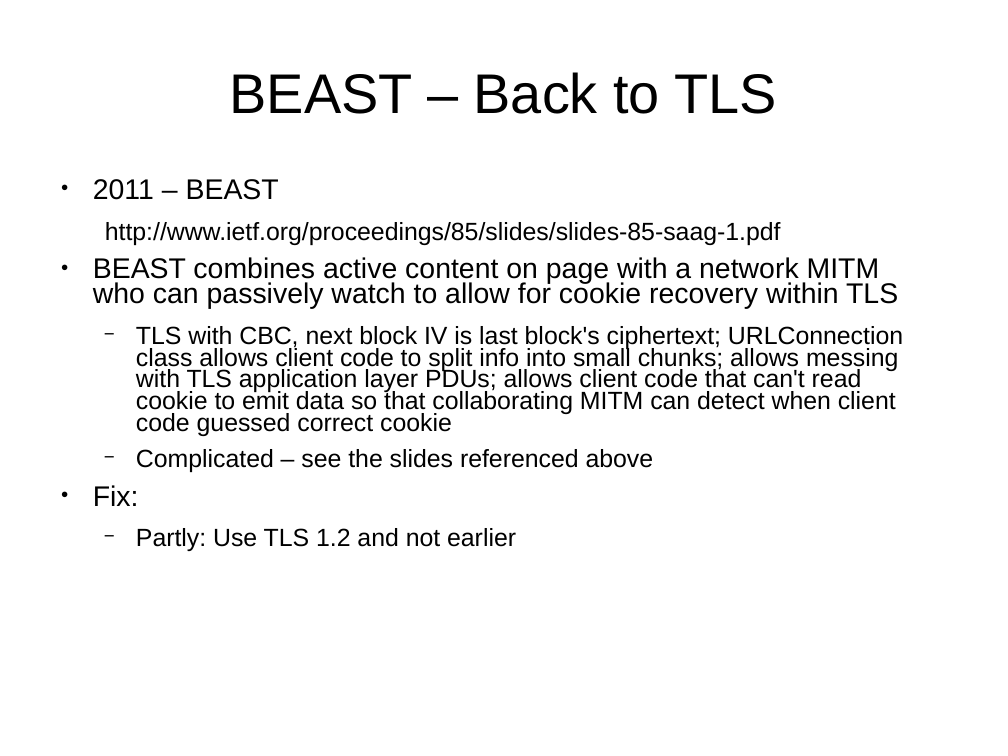
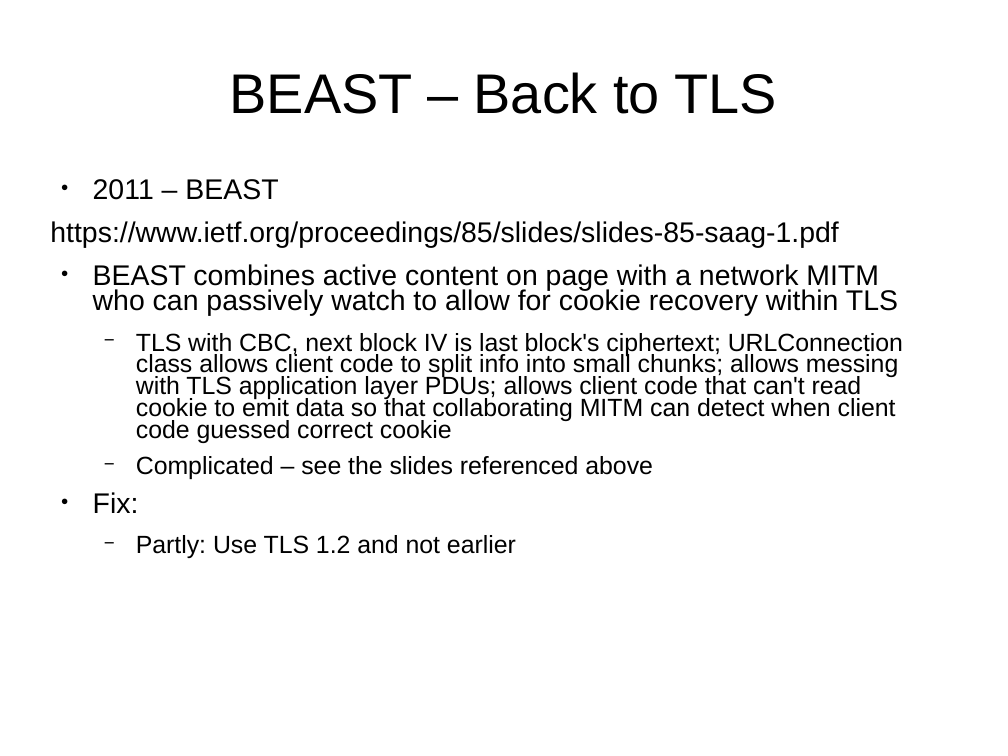
Before and after one commit to sftcd/cs7053, a slide deck: slide 13 of 2016lectures/07-tls-problems.ppt. Drawn at 1008x756 pixels with LibreOffice and Linux fonts; fonts in the diff are those of the drawing. Boxes give left, top, right and bottom in pixels: in the first picture for what was removed or moved away, otherwise in the second. Text is boxed around its words. In the diff, an @@ line names an element or a change of style, - is before the commit and + after.

```diff
--- a/2016lectures/07-tls-problems.ppt
+++ b/2016lectures/07-tls-problems.ppt
@@ text at [93, 179, 903, 558]: indent changed @@
@@ text at [50, 221, 838, 248]: text changed; size 19.6 to 22.4 pt @@
-  http://www.ietf.org/proceedings/85/slides/slides-85-saag-1.pdf
+https://www.ietf.org/proceedings/85/slides/slides-85-saag-1.pdf
```
Also in this commit, not shown: 26 other slides changed, 4 slides added, 1 slide removed, 4 other files.
